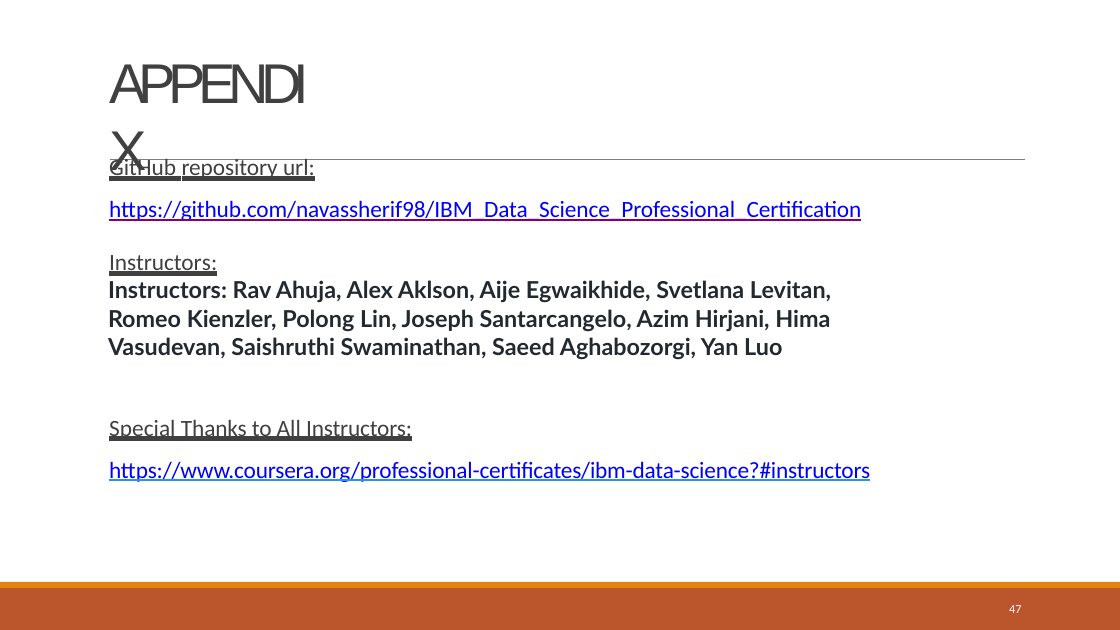
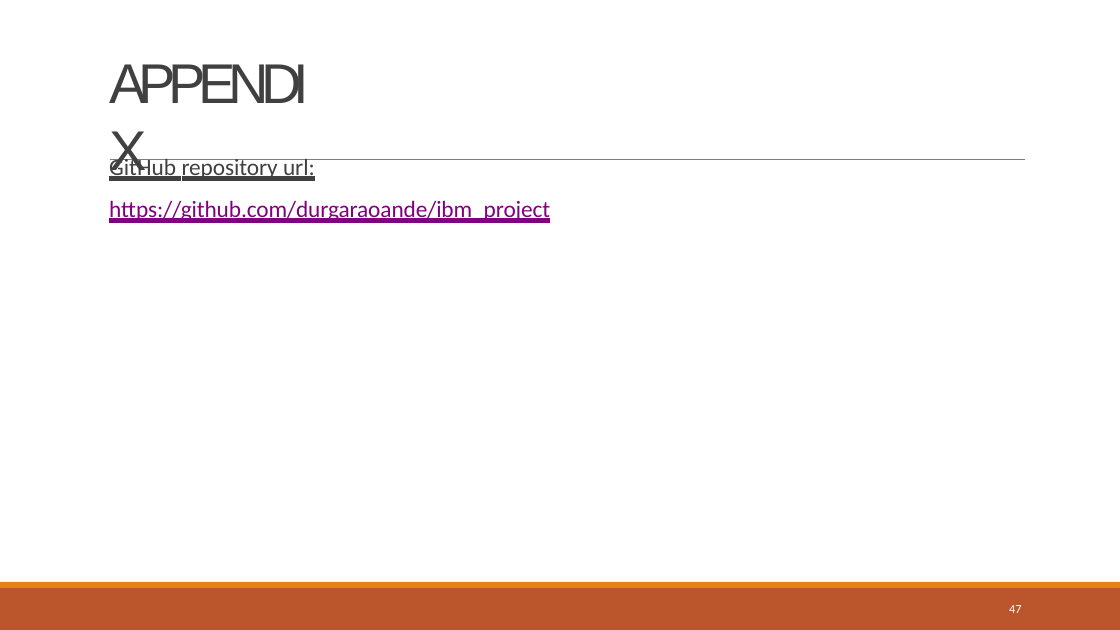
Before and after one commit to durgaraoande/ibm_project, a slide deck: slide 47 of module5/Data Science Journey.pptx. Drawn at 1120x630 pixels with LibreOffice and Linux fonts; fonts in the diff are those of the drawing. Boxes give left, top, right and bottom in pixels: in the first picture for what was removed or moved away, otherwise in the second. Text is boxed around its words. In the diff, an @@ line names an element or a change of style, - is before the commit and + after.

```diff
--- a/module5/Data Science Journey.pptx
+++ b/module5/Data Science Journey.pptx
@@ text at bbox=[109, 200, 550, 223]: text changed; text colour #24292F to #800080 @@
-https://github.com/navassherif98/IBM_Data_Science_Professional_Certification
-Instructors:
-Instructors: Rav Ahuja, Alex Aklson, Aije Egwaikhide, Svetlana Levitan, Romeo Kienzler, Polong Lin, Joseph Santarcangelo, Azim Hirjani, Hima Vasudevan, Saishruthi Swaminathan, Saeed Aghabozorgi, Yan Luo
-Special Thanks to All Instructors:
-https://www.coursera.org/professional-certificates/ibm-data-science?#instructors
+https://github.com/durgaraoande/ibm_project
```
Also in this commit, not shown: 9 other slides changed.
